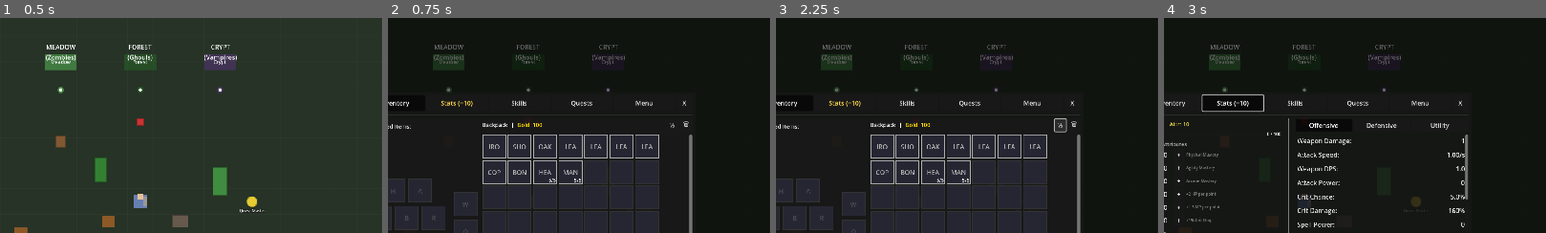
Above: before the commit, frames 1-4 (left to right).
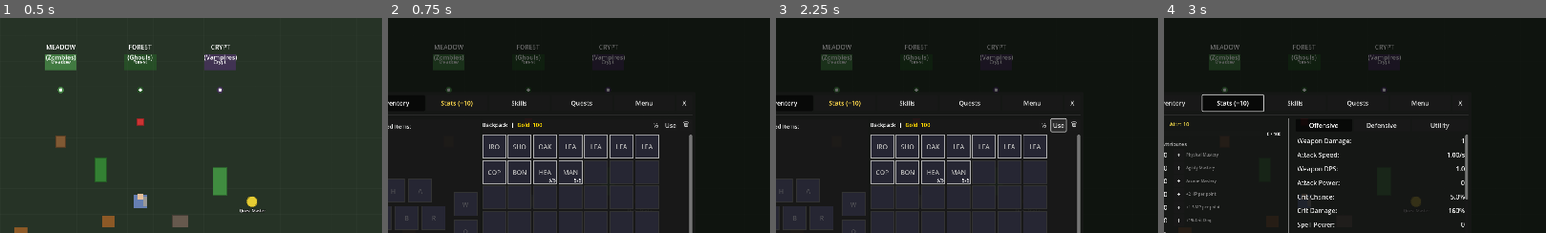
Above: after the commit, the same moments.

Repository: MatousHruska/MobileTestia
Game: Godot game, scene res://scenes/world/test_zone.tscn
Two runs of this game, one before a commit and one after it. Both use one fixed random seed, a clock stepped at 60 frames per second and the inputs below.
Inputs (mouse positions are % of the whole screen's width and height, from its top left):
- Up to frame 1 (0.5 s): no input
- Up to frame 2 (0.75 s): click "☰" at 0.5 s
- Up to frame 3 (2.25 s): click "Inventory" at 1.25 s; click (69, 32) at 2 s, where only the run after the commit has a clickable "Use"
- Up to frame 4 (3 s): click "Stats (+10)" at 2.75 s
The pictures show only the part of the screen within x 32-82%, y 7-57%; the shares and areas given below are measured in that part.

Frame 1 is identical in both runs. In frame 2, less than 0.1% of the frame differs, in the area x 69-76%, y 48-52%; in frame 3, 0.1%, in the area x 69-76%, y 46-54%; in frame 4, nothing differs.

Commit message:
Fix slot highlighting and add Use button
- Fix ring/amulet highlighting (ring->ACCESSORY_1, amulet->ACCESSORY_2)
- Add Use button to consume charges from potions/consumables
- use_item() in inventory manager handles charge consumption

Diff:
--- a/scripts/inventory/inventory_manager.gd
+++ b/scripts/inventory/inventory_manager.gd
@@ -730,6 +730,50 @@
 	return {success = true, needs_confirm = false, item = item}
 
 
+func use_item(source: String, index: int) -> Dictionary:
+	## Use an item - for consumables, this consumes one charge
+	## Returns {success: bool, message: String}
+	var slot_data: Dictionary
+	var item: ItemData
+
+	if source == "backpack":
+		if index < 0 or index >= backpack.size():
+			return {success = false, message = "Invalid slot"}
+		slot_data = backpack[index]
+	elif source == "equipment":
+		var slot := index as ItemData.EquipSlot
+		if not equipped.has(slot):
+			return {success = false, message = "Invalid slot"}
+		slot_data = equipped[slot]
+	else:
+		return {success = false, message = "Invalid source"}
+
+	if slot_data.is_empty():
+		return {success = false, message = "Empty slot"}
+
+	item = slot_data.item
+
+	# Handle consumables (potions, etc.)
+	if item is ConsumableData:
+		var charges: int = slot_data.get("charges", 0)
+		if charges <= 0:
+			return {success = false, message = "No charges left", item = item}
+
+		# Consume one charge
+		slot_data.charges = charges - 1
+		Debug.info("Inventory", "Used consumable", "%s (%d charges left)" % [item.item_name, slot_data.charges])
+
+		# Emit change signal to update UI
+		if source == "backpack":
+			inventory_changed.emit()
+		else:
+			equipment_changed.emit(index as ItemData.EquipSlot)
+
+		return {success = true, message = "Used %s" % item.item_name, item = item, charges_left = slot_data.charges}
+
+	return {success = false, message = "Cannot use this item", item = item}
+
+
 ## LEGACY SWAP OPERATIONS (kept for compatibility)
 
 func enter_swap_mode() -> void:
--- a/scripts/ui/inventory/inventory_panel.gd
+++ b/scripts/ui/inventory/inventory_panel.gd
@@ -59,6 +59,7 @@
 var main_hbox: HBoxContainer
 var trash_button: Button
 var split_button: Button
+var use_button: Button
 
 ## Drag & drop state
 var pending_destroy_source: String = ""
@@ -243,6 +244,15 @@
 	split_button.custom_minimum_size = Vector2(28, 28)
 	split_button.pressed.connect(_on_split_pressed)
 	header_row.add_child(split_button)
+
+	# Use item button
+	use_button = Button.new()
+	use_button.name = "UseButton"
+	use_button.text = "Use"
+	use_button.tooltip_text = "Use selected item"
+	use_button.custom_minimum_size = Vector2(36, 28)
+	use_button.pressed.connect(_on_use_pressed)
+	header_row.add_child(use_button)
 
 	# Trash drop zone (accepts item drops to destroy)
 	var trash_zone := _create_trash_drop_zone()
@@ -523,6 +533,23 @@
 		Debug.info("UI", "Split: Select a backpack item first")
 
 
+func _on_use_pressed() -> void:
+	## Handle use button - use the selected item (consume charge for potions)
+	if not Inventory.has_selection():
+		Debug.info("UI", "Use: Select an item first")
+		return
+
+	var result := Inventory.use_item(Inventory.selected_source, Inventory.selected_index)
+
+	if result.get("success", false):
+		Debug.info("UI", "Used item", result.get("message", ""))
+		# Update popup if visible
+		if item_popup.visible and Inventory.has_selection():
+			item_popup.show_item(Inventory.selected_item, Inventory.selected_source, Inventory.selected_index)
+	else:
+		Debug.info("UI", "Use failed", result.get("message", "Cannot use this item"))
+
+
 func _on_drag_started(slot: InventorySlot) -> void:
 	## Highlight the target equipment slot when dragging an equippable item
 	if slot.current_item == null:
@@ -536,15 +563,8 @@
 		target_slot = ItemData.EquipSlot.QUICK_SLOT
 	elif item is EquipmentData:
 		var equip: EquipmentData = item as EquipmentData
-		if equip.equipment_type == ItemData.EquipmentType.RING:
-			# Highlight both accessory slots for rings
-			if equipment_slots.has(ItemData.EquipSlot.ACCESSORY_1):
-				equipment_slots[ItemData.EquipSlot.ACCESSORY_1].set_drag_highlight(true)
-			if equipment_slots.has(ItemData.EquipSlot.ACCESSORY_2):
-				equipment_slots[ItemData.EquipSlot.ACCESSORY_2].set_drag_highlight(true)
-			return
-		else:
-			target_slot = equip.get_target_slot()
+		# Ring -> ACCESSORY_1 (finger), Amulet -> ACCESSORY_2 (neck)
+		target_slot = equip.get_target_slot()
 
 	# Highlight the target slot
 	if target_slot != ItemData.EquipSlot.NONE and equipment_slots.has(target_slot):
